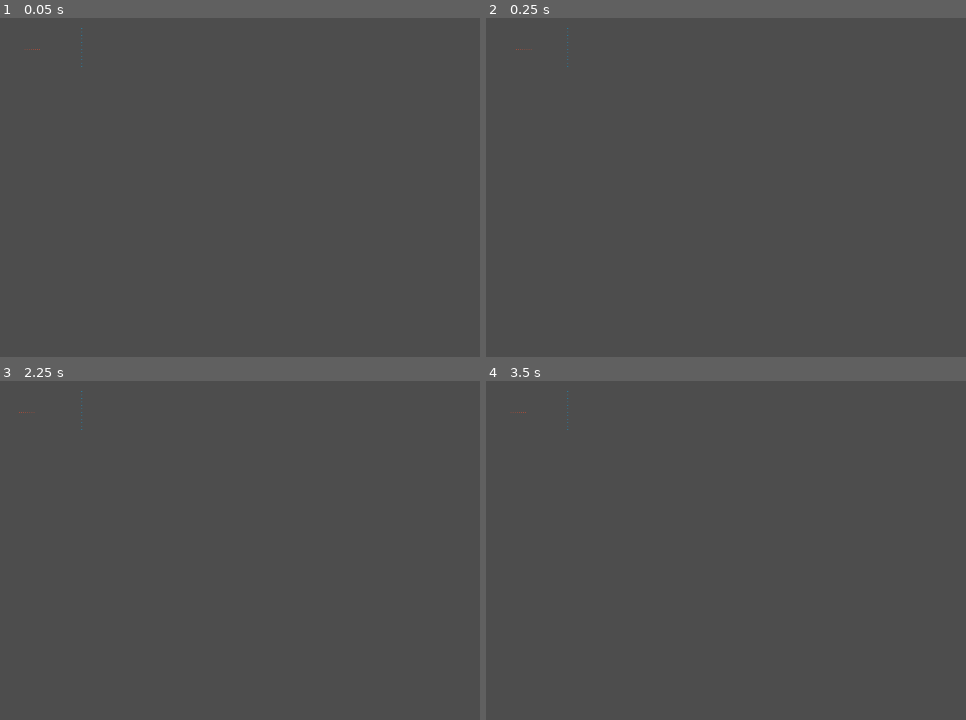
Above: before the commit, frames 1-4 (two rows, left to right).
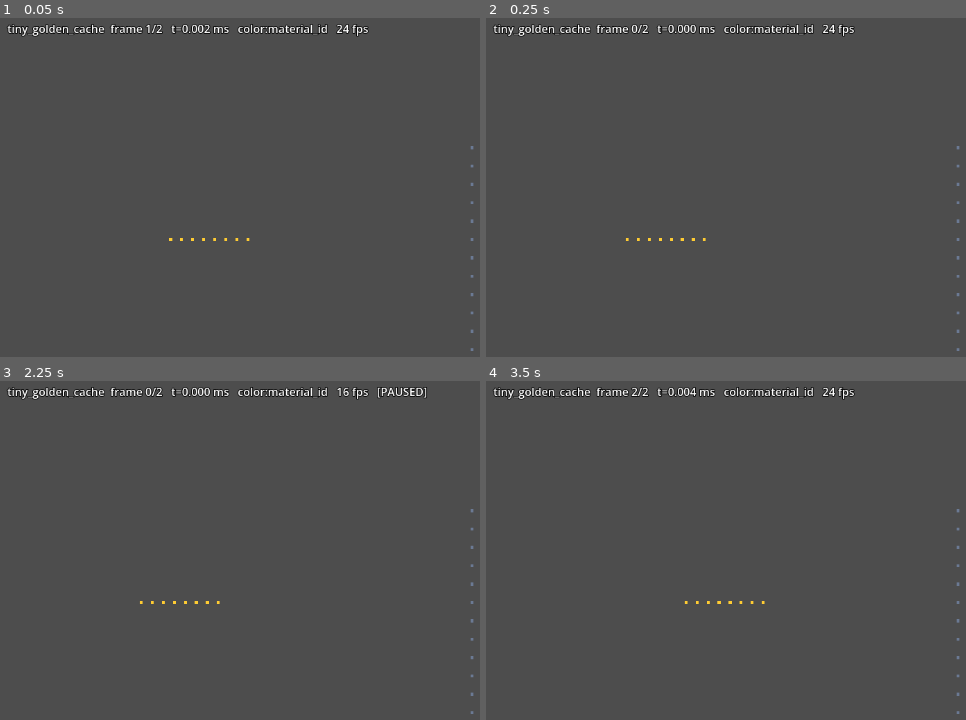
Above: after the commit, the same moments.

Repository: BoykoNeov/armor_pen
Game: Godot game, scene res://main.tscn
Two runs of this game, one before a commit and one after it. Both use one fixed random seed, a clock stepped at 60 frames per second and the inputs below.
Inputs:
- Up to frame 1 (0.05 s): no input
- Up to frame 2 (0.25 s): no input
- Up to frame 3 (2.25 s): tap Enter at 0.5 s; hold Right 0.53-1.28 s; tap R at 0.6, 1.55, 2.1 s; tap Space at 0.77, 0.8, 1.07, 1.35, 1.52, 1.82 s; hold Down 1.28-2.03 s; hold Right from 2.03 s (still down)
- Up to frame 4 (3.5 s): tap Space at 2.3, 3.02, 3.32 s; release Right at 2.78 s; hold Up from 2.78 s (still down); tap R at 2.85 s

The runs differ from the first frame. In frame 1, 1.3% of the frame differs, in the area x 1-99%, y 1-99%; in frame 2, 1.3%; in frame 3, 1.5%; in frame 4, 1.3%.

Commit message:
feat(viewer): animated bake playback + double-click launchers
Rewrite particle_view.gd to play a baked cache as a moving 2D point
cloud: domain-framed Camera2D with a Y-flip (physics y-up -> Godot
y-down), per-particle material palette or scalar ramp coloring, spall
whitening, HUD, and pause/step/speed/restart keys. Attribute columns
are resolved from the manifest via CacheLoader (no hardcoded offsets).
Runtime args (--cache/--shots/--color) select a real bake or the golden
fixture, keeping the viewer runnable with no solver present.

Add four Windows .bat launchers (per-scenario + a menu picker) that
resolve paths relative to the file and find godot on PATH, so a bake
plays on double-click.

Co-Authored-By: Claude Opus 4.8 (1M context) <noreply@anthropic.com>
Claude-Session: https://claude.ai/code/session_01EDGxhvzYn4mW79h1w4qvTM

Diff:
--- a/visualizer/project.godot
+++ b/visualizer/project.godot
@@ -1,18 +1,23 @@
-; Godot 4 project — armor_pen visualizer.
+; Engine configuration file.
+; It's best edited using the editor UI and not directly,
+; since the parameters that go here are not all obvious.
 ;
-; This program knows ONLY how to read the cache format (docs/CACHE_FORMAT.md).
-; It must never import or reference the solver / Python / Taichi (CLAUDE.md §2).
-; It can be developed entirely against fixtures/tiny_golden_cache/ with no
-; solver present.
+; Format:
+;   [section] ; section goes between []
+;   param=value ; assign values to parameters
 
 config_version=5
+
+[animation]
+
+compatibility/default_parent_skeleton_in_mesh_instance_3d=true
 
 [application]
 
 config/name="armor_pen visualizer"
 config/description="Plays back a baked terminal-ballistics cache. Reads only the cache format."
 run/main_scene="res://main.tscn"
-config/features=PackedStringArray("4.2")
+config/features=PackedStringArray("4.7")
 
 [rendering]
 
--- a/visualizer/scripts/particle_view.gd
+++ b/visualizer/scripts/particle_view.gd
@@ -1,83 +1,271 @@
 extends MultiMeshInstance2D
-## Renders the particle cloud for one cache, one draw call for the whole set
-## (MultiMeshInstance2D). Colors each particle by a chosen attribute via
-## per-instance color. Knows only the cache format (CLAUDE.md §2).
+## Plays back one baked cache as a moving 2D point cloud — one draw call for the
+## whole set (MultiMeshInstance2D), colored per particle. Knows ONLY the cache
+## format (CLAUDE.md §2): no solver, no physics, no Godot-side simulation.
 ##
-## STATUS: playback skeleton. Wire `cache_dir` to a real cache (or the golden
-## fixture) and it will lay out particles and animate frames. The colormap is a
-## simple built-in ramp; a shader-based colormap is a later polish step.
-
-## Directory of the cache to play. Defaults to the golden fixture so the viewer
-## runs with no solver present.
-@export_dir var cache_dir: String = "res://fixtures/tiny_golden_cache"
-
-## Attribute to color by. The loader resolves this to a column at runtime.
-@export var color_by: String = "vel_mag"
-
-## Seconds of wall-clock per render frame during playback.
-@export var seconds_per_frame: float = 0.05
-
-# Explicit preload rather than relying on the global `class_name` registry, so
-# this script parses regardless of project-import order.
+## Column layout comes from the manifest via CacheLoader; offsets are never
+## hardcoded (CACHE_FORMAT §2).
+##
+## Run interactively:
+##   godot --path visualizer -- --cache M:/path/to/caches/apfsds_vs_era
+## Capture proof frames (renders a spread of frames to PNG, then quits):
+##   godot --path visualizer -- --cache <dir> --shots M:/path/to/out_dir
+## With no --cache it plays the golden fixture, so the viewer runs with no
+## solver present.
+
+## Cache directory to play. A res:// path or an absolute OS path both work
+## (CacheLoader uses FileAccess, which handles either). Overridden by --cache.
+@export var cache_dir: String = "res://fixtures/tiny_golden_cache"
+
+## How to color particles: "material_id" (discrete palette) or a scalar
+## attribute name like "vel_mag" / "stress" / "damage" (normalized ramp).
+@export var color_by: String = "material_id"
+
+## World-space edge length of each particle quad (domain units, e.g. mm).
+@export var point_size: float = 0.8
+
+## Simulated playback rate: how many baked frames to advance per wall second.
+@export var frames_per_second: float = 24.0
+
+## Fraction of the viewport the domain fills (1.0 = edge to edge).
+@export var fit_margin: float = 0.92
+
+# Discrete colors per material id (name lookup is via the manifest's `materials`).
+const MATERIAL_COLORS := {
+	0: Color(1.00, 0.80, 0.20),  # tungsten_rod — bright gold
+	1: Color(0.42, 0.48, 0.58),  # rha — steel blue-gray
+	2: Color(0.80, 0.70, 0.45),  # ceramic — tan
+	3: Color(0.95, 0.35, 0.15),  # era_filler — hot orange
+	4: Color(0.45, 0.20, 0.15),  # era_filler_inert — dark brick
+}
+const FALLBACK_COLOR := Color(0.6, 0.6, 0.6)
+# A damaged/spalled particle is whitened toward this, so the fragment spray reads.
+const SPALL_COLOR := Color(0.98, 0.98, 0.98)
+
 const CacheLoaderScript = preload("res://scripts/cache_loader.gd")
 
 var _loader := CacheLoaderScript.new()
 var _frame: int = 0
 var _accum: float = 0.0
-var _pos_x: int = 0
-var _pos_y: int = 0
+var _playing: bool = true
+var _shots_dir: String = ""
+
+var _pos_x: int = -1
+var _pos_y: int = -1
+var _mat_col: int = -1
+var _damage_col: int = -1
 var _color_col: int = -1
+var _color_lo: float = 0.0
+var _color_hi: float = 1.0
+
+var _camera: Camera2D
+var _hud: Label
 
 
 func _ready() -> void:
+	_apply_cmdline_overrides()
+
 	var err = _loader.load_cache(cache_dir)
 	if err != OK:
-		push_error("cache load failed: %s" % str(err))
-		set_process(false)
+		push_error("cache load failed for '%s': %s" % [cache_dir, str(err)])
+		get_tree().quit(1)
 		return
 
 	_pos_x = _loader.attribute_index("pos_x")
 	_pos_y = _loader.attribute_index("pos_y")
+	_mat_col = _loader.attribute_index("material_id")
+	_damage_col = _loader.attribute_index("damage")
 	_color_col = _loader.attribute_index(color_by)
+	if _pos_x < 0 or _pos_y < 0:
+		push_error("cache lacks pos_x/pos_y — cannot draw")
+		get_tree().quit(1)
+		return
+	_compute_color_range()
 
 	multimesh = MultiMesh.new()
 	multimesh.transform_format = MultiMesh.TRANSFORM_2D
 	multimesh.use_colors = true
-	multimesh.mesh = _make_point_mesh(1.0)
+	multimesh.mesh = _make_point_mesh(point_size)
 	multimesh.instance_count = _loader.particle_count
 
+	_setup_camera()
+	_setup_hud()
 	_show_frame(0)
 
+	if _shots_dir != "":
+		set_process(false)
+		_run_capture()   # captures a spread of frames to PNG, then quits
+
 
 func _process(delta: float) -> void:
-	_accum += delta
-	if _accum < seconds_per_frame:
-		return
-	_accum = 0.0
-	_frame = (_frame + 1) % _loader.frame_count
-	_show_frame(_frame)
-
+	if not _playing:
+		return
+	_accum += delta * frames_per_second
+	while _accum >= 1.0:
+		_accum -= 1.0
+		_frame = (_frame + 1) % _loader.frame_count
+		_show_frame(_frame)
+
+
+func _unhandled_input(event: InputEvent) -> void:
+	if not (event is InputEventKey) or not event.pressed:
+		return
+	match event.keycode:
+		KEY_SPACE:
+			_playing = not _playing
+		KEY_R:
+			_frame = 0
+			_show_frame(_frame)
+		KEY_RIGHT:
+			_playing = false
+			_frame = (_frame + 1) % _loader.frame_count
+			_show_frame(_frame)
+		KEY_LEFT:
+			_playing = false
+			_frame = (_frame - 1 + _loader.frame_count) % _loader.frame_count
+			_show_frame(_frame)
+		KEY_UP:
+			frames_per_second = minf(frames_per_second * 1.5, 240.0)
+			_update_hud()
+		KEY_DOWN:
+			frames_per_second = maxf(frames_per_second / 1.5, 1.0)
+			_update_hud()
+		KEY_ESCAPE:
+			get_tree().quit(0)
+
+
+# --- frame drawing -----------------------------------------------------------
 
 func _show_frame(f: int) -> void:
+	_frame = f
 	var data := _loader.read_frame(f)
 	var stride := _loader.attributes.size()
+	var ymax := float(_loader.domain.get("ymax", 0.0))
+	var ymin := float(_loader.domain.get("ymin", 0.0))
+	var use_material := color_by == "material_id" and _mat_col >= 0
+	var span := maxf(_color_hi - _color_lo, 1e-6)
+
 	for p in _loader.particle_count:
 		var base := p * stride
-		var xform := Transform2D(0.0, Vector2(data[base + _pos_x], data[base + _pos_y]))
+		# Flip Y (physics is y-up; Godot 2D is y-down) by mirroring inside the
+		# domain so the camera framing below stays simple.
+		var wy := ymin + ymax - data[base + _pos_y]
+		var xform := Transform2D(0.0, Vector2(data[base + _pos_x], wy))
 		multimesh.set_instance_transform_2d(p, xform)
-		if _color_col >= 0:
-			var v := data[base + _color_col]
-			multimesh.set_instance_color(p, _ramp(v))
-
-
-## Placeholder color ramp. Real colormap normalization (per-attribute min/max
-## from the manifest or a scan) is a later step; this just keeps values visible.
-func _ramp(v: float) -> Color:
-	var t := clampf(v / 2000.0, 0.0, 1.0)
-	return Color(t, 0.2 + 0.5 * (1.0 - t), 1.0 - t)
+
+		var col: Color
+		if use_material:
+			var mid := int(round(data[base + _mat_col]))
+			col = MATERIAL_COLORS.get(mid, FALLBACK_COLOR)
+		else:
+			var t := clampf((data[base + _color_col] - _color_lo) / span, 0.0, 1.0)
+			col = _ramp(t)
+		if _damage_col >= 0:
+			var dmg := clampf(data[base + _damage_col], 0.0, 1.0)
+			if dmg > 0.5:
+				col = col.lerp(SPALL_COLOR, (dmg - 0.5) * 2.0)
+		multimesh.set_instance_color(p, col)
+
+	_update_hud()
+
+
+## Blue -> cyan -> yellow -> red perceptual-ish ramp for scalar attributes.
+func _ramp(t: float) -> Color:
+	if t < 0.5:
+		return Color(0.1, 0.2 + 1.4 * t, 1.0 - 0.4 * t)
+	return Color(0.1 + 1.8 * (t - 0.5), 0.9 - 0.9 * (t - 0.5), 0.8 - 1.6 * (t - 0.5))
+
+
+# --- setup helpers -----------------------------------------------------------
+
+func _apply_cmdline_overrides() -> void:
+	var user_args := OS.get_cmdline_user_args()
+	for i in user_args.size():
+		match user_args[i]:
+			"--cache":
+				if i + 1 < user_args.size():
+					cache_dir = user_args[i + 1]
+			"--shots":
+				if i + 1 < user_args.size():
+					_shots_dir = user_args[i + 1]
+			"--color":
+				if i + 1 < user_args.size():
+					color_by = user_args[i + 1]
+
+
+func _compute_color_range() -> void:
+	# Scalar coloring needs a normalization window; scan a mid frame for a
+	# representative max (frame 0 is often at rest). Material coloring skips this.
+	if color_by == "material_id" or _color_col < 0:
+		return
+	var f := _loader.frame_count / 2
+	var data := _loader.read_frame(f)
+	var stride := _loader.attributes.size()
+	var hi := 0.0
+	for p in _loader.particle_count:
+		hi = maxf(hi, data[p * stride + _color_col])
+	_color_lo = 0.0
+	_color_hi = maxf(hi, 1e-6)
+
+
+func _setup_camera() -> void:
+	_camera = Camera2D.new()
+	add_child(_camera)
+	var xmin := float(_loader.domain.get("xmin", 0.0))
+	var xmax := float(_loader.domain.get("xmax", 100.0))
+	var ymin := float(_loader.domain.get("ymin", 0.0))
+	var ymax := float(_loader.domain.get("ymax", 100.0))
+	var dom_w := maxf(xmax - xmin, 1e-6)
+	var dom_h := maxf(ymax - ymin, 1e-6)
+	var vp := get_viewport().get_visible_rect().size
+	var z := minf(vp.x / dom_w, vp.y / dom_h) * fit_margin
+	_camera.zoom = Vector2(z, z)
+	_camera.position = Vector2((xmin + xmax) * 0.5, (ymin + ymax) * 0.5)
+	_camera.make_current()
+
+
+func _setup_hud() -> void:
+	var layer := CanvasLayer.new()
+	add_child(layer)
+	_hud = Label.new()
+	_hud.position = Vector2(12, 8)
+	_hud.add_theme_color_override("font_color", Color.WHITE)
+	_hud.add_theme_color_override("font_outline_color", Color.BLACK)
+	_hud.add_theme_constant_override("outline_size", 4)
+	layer.add_child(_hud)
+	_update_hud()
+
+
+func _update_hud() -> void:
+	if _hud == null:
+		return
+	var t_ms := _frame * _loader.frame_dt * 1000.0
+	_hud.text = "%s  frame %d/%d   t=%.3f ms   color:%s   %.0f fps%s" % [
+		cache_dir.get_file(), _frame, _loader.frame_count - 1,
+		t_ms, color_by, frames_per_second,
+		"" if _playing else "   [PAUSED]",
+	]
 
 
 func _make_point_mesh(size: float) -> QuadMesh:
 	var q := QuadMesh.new()
 	q.size = Vector2(size, size)
 	return q
+
+
+# --- capture (my verification path; produces PNGs of the bake in motion) -----
+
+func _run_capture() -> void:
+	var dir := _shots_dir
+	DirAccess.make_dir_recursive_absolute(dir)
+	var n := _loader.frame_count
+	var targets := [0, n / 4, n / 2, (3 * n) / 4, n - 1]
+	for f in targets:
+		_show_frame(f)
+		await RenderingServer.frame_post_draw
+		await RenderingServer.frame_post_draw
+		var img := get_viewport().get_texture().get_image()
+		var path := dir.path_join("frame_%03d.png" % f)
+		var err := img.save_png(path)
+		print("SHOT frame %d -> %s (%d)" % [f, path, err])
+	get_tree().quit(0)
Not shown, added: visualizer/scripts/cache_loader.gd.uid
Not shown, added: visualizer/scripts/particle_view.gd.uid
Not shown, added: play_apfsds_vs_era.bat
Not shown, added: play_apfsds_vs_era_inert.bat
Not shown, added: play_apfsds_vs_rha.bat
Not shown, added: play_viewer.bat
